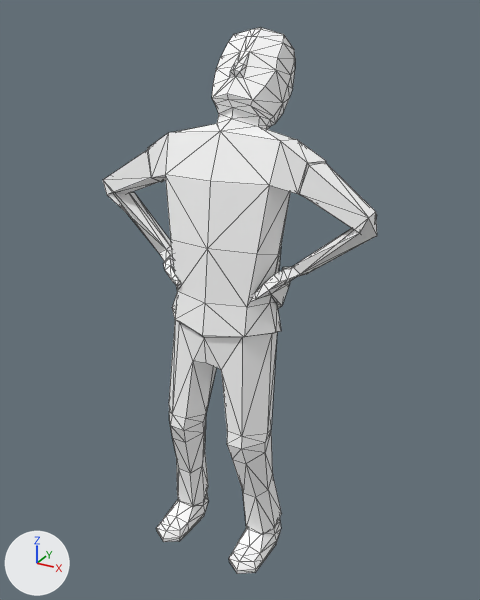
The glTF model frontend/assets/models3d/packs/quaternius-fbx/male_looking_up.glb: old version first, new version second.
One viewpoint serves both versions: a camera (50 mm lens) standing at (1.058, -1.795, 1.887) and looking at (0.002, 0.124, 0.928). The lights are fixed; the arrows at lower left show +X, +Y and +Z. The first picture is the older version. Mesh edges are drawn as thin lines. Where no turn or scale is listed for an object, it has been applied to the vertices.

Objects in the first picture: 'Looking_Up'.
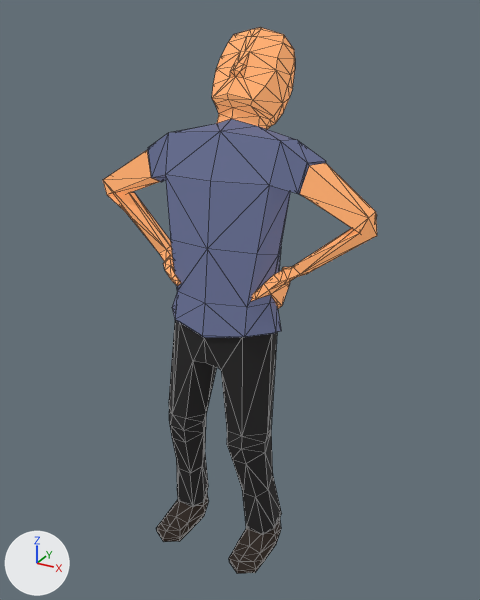
Location of each change, (x1, y1, x2, y2) in pixels of the pictures (480 x 600 px):
'Looking_Up', recoloured, surface changed (darker)
    both: (103, 27, 377, 574)

What changed in the scene script:
```text
Change mat_material_0:
    mat_material_0.base_color: (1.0, 1.0, 1.0) -> (0.52, 0.216, 0.0804)  # white #ffffff -> orange #bf8050
    add mat_material_0.emission_strength = 1.0
    add mat_material_0.emission_color = (0.52, 0.216, 0.0804)  # orange #bf8050
Change mat_material_1:
    mat_material_1.base_color: (1.0, 1.0, 1.0) -> (0.0608, 0.0713, 0.134)  # white #ffffff -> dark blue #464b66
    add mat_material_1.emission_strength = 1.0
    add mat_material_1.emission_color = (0.0608, 0.0713, 0.134)  # dark blue #464b66
Change mat_material_2:
    mat_material_2.base_color: (1.0, 1.0, 1.0) -> (0.00497, 0.00461, 0.00477)  # white #ffffff -> black #0f0f0f
    add mat_material_2.emission_strength = 1.0
    add mat_material_2.emission_color = (0.00497, 0.00461, 0.00477)  # black #0f0f0f
Change mat_material_3:
    mat_material_3.base_color: (1.0, 1.0, 1.0) -> (0.00866, 0.00438, 0.00219)  # white #ffffff -> black #170e07
    add mat_material_3.emission_strength = 1.0
```
